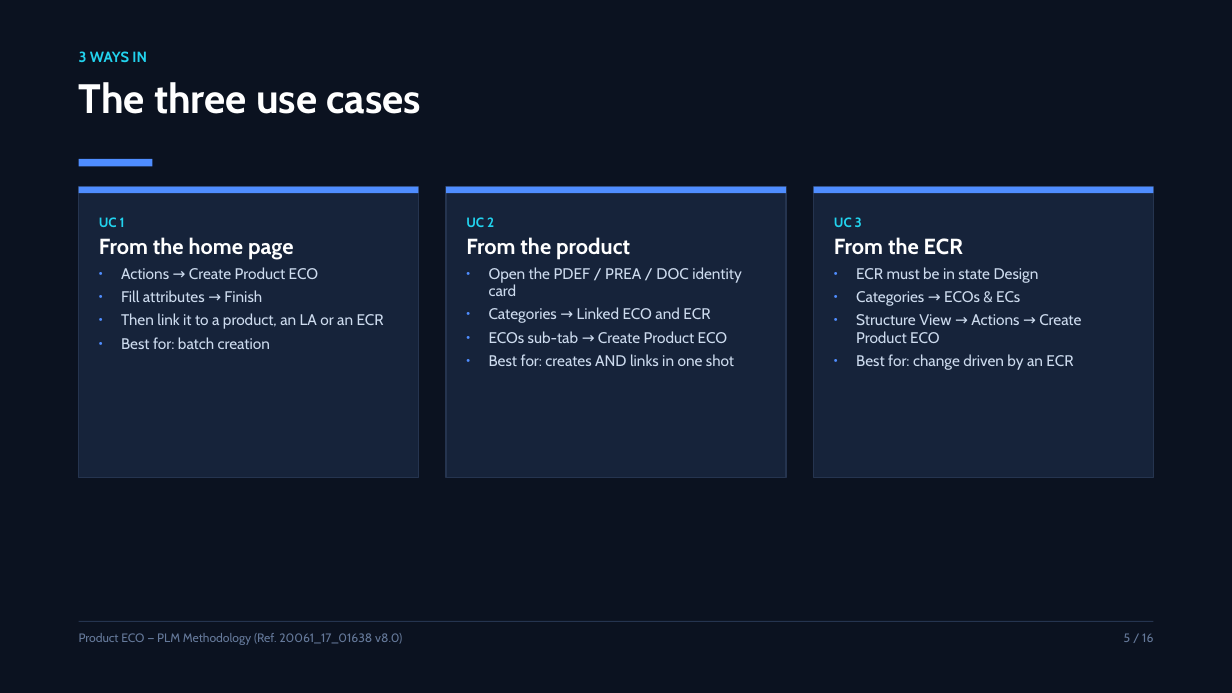
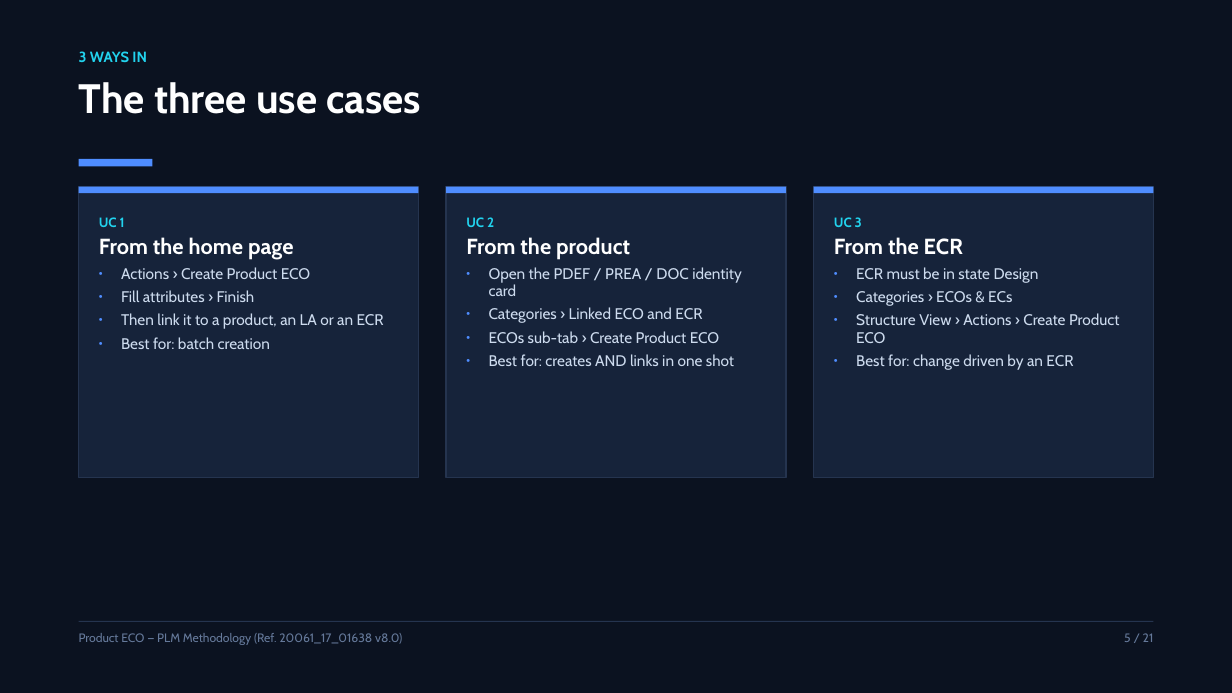
Before and after one commit to OUBELLA22/PLM, a slide deck: slide 5 of eco-presentation/ECO_Product_Presentation.pptx. Drawn at 1232x693 pixels with LibreOffice and Linux fonts; fonts in the diff are those of the drawing. Boxes give left, top, right and bottom in pixels: in the first picture for what was removed or moved away, otherwise in the second. Text is boxed around its words. In the diff, an @@ line names an element or a change of style, - is before the commit and + after.

```diff
--- a/eco-presentation/ECO_Product_Presentation.pptx
+++ b/eco-presentation/ECO_Product_Presentation.pptx
@@ text at [121, 267, 310, 302]: text changed @@
-• Actions → Create Product ECO
-• Fill attributes → Finish
+• Actions › Create Product ECO
+• Fill attributes › Finish
@@ text at [856, 291, 1120, 343]: text changed @@
-• Categories → ECOs & ECs
-• Structure View → Actions → Create Product ECO
+• Categories › ECOs & ECs
+• Structure View › Actions › Create Product ECO
@@ text at [489, 307, 719, 343]: text changed @@
-• Categories → Linked ECO and ECR
-• ECOs sub-tab → Create Product ECO
+• Categories › Linked ECO and ECR
+• ECOs sub-tab › Create Product ECO
@@ text at [1124, 633, 1154, 642]: text changed @@
-5 / 16
+5 / 21
```
Also in this commit, not shown: 13 other slides changed, 6 slides added, 1 slide removed, 42 other files.
